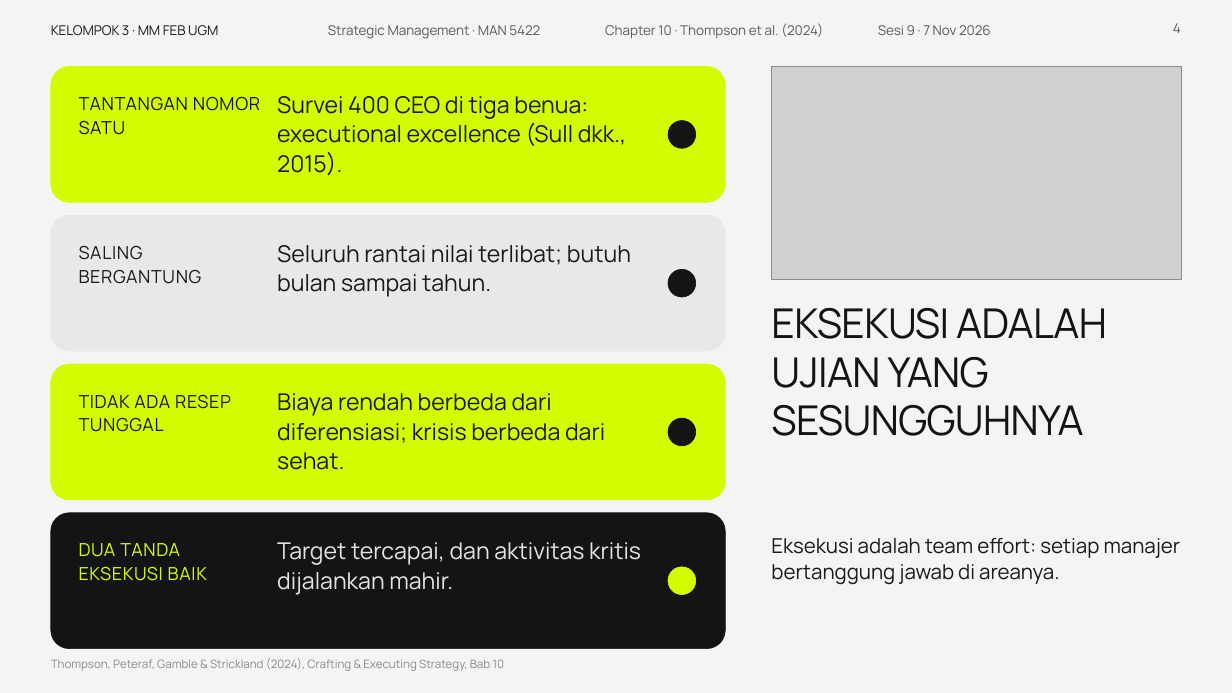
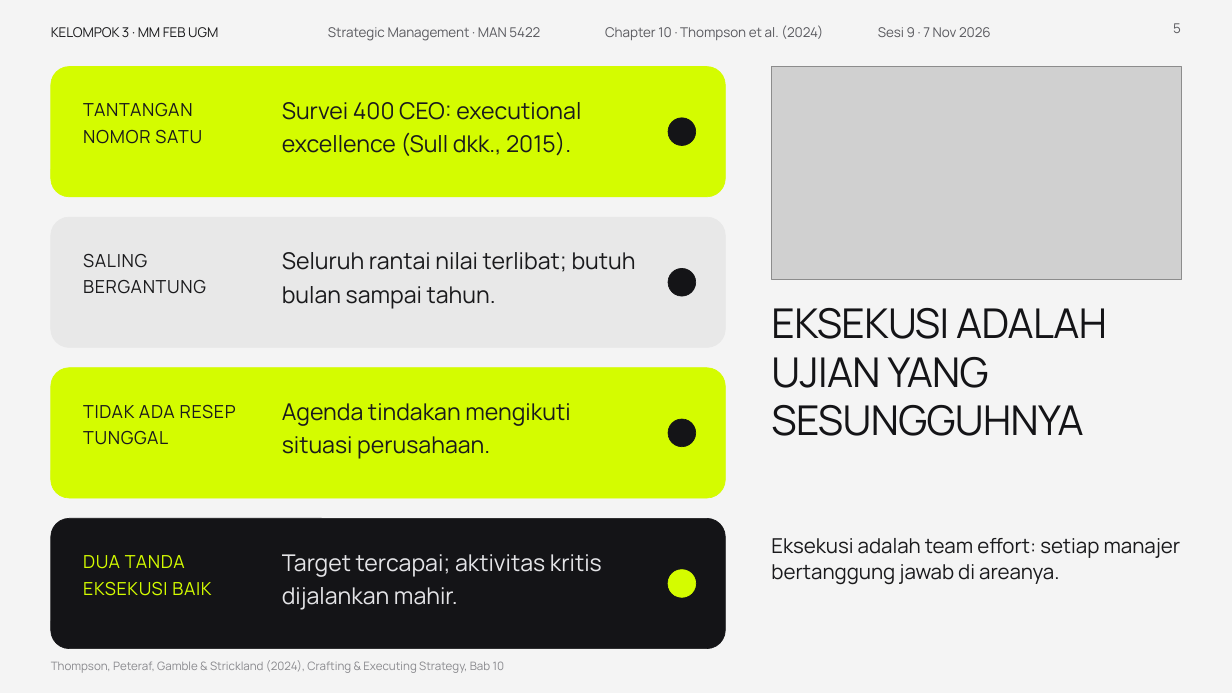
Before and after one commit to aslihabnuri/Dom-Manipulation, a slide deck: slide 5 of presentasi_ch10_kelompok3/SMJKT_Group 3_Aslih_Chapter 10 Strategy Execution.pptx (slide 4 before the commit). Drawn at 1232x693 pixels with LibreOffice and Linux fonts; fonts in the diff are those of the drawing; grey boxes stand for pictures; background and template pictures are left out. Boxes give left, top, right and bottom in pixels: in the first picture for what was removed or moved away, otherwise in the second. Text is boxed around its words. In the diff, an @@ line names an element or a change of style, - is before the commit and + after.

```diff
--- a/presentasi_ch10_kelompok3/SMJKT_Group 3_Aslih_Chapter 10 Strategy Execution.pptx
+++ b/presentasi_ch10_kelompok3/SMJKT_Group 3_Aslih_Chapter 10 Strategy Execution.pptx
@@ page number at [1173,23,1181,33]: text changed @@
-4
+5
@@ rounded rectangle: place and size @@
-rounded rectangle at [51,67,726,202]
+rounded rectangle at [51,67,726,197]
@@ text at [282,102,581,156]: text changed @@
-Survei 400 CEO di tiga benua: executional excellence (Sull dkk., 2015).
+Survei 400 CEO: executional excellence (Sull dkk., 2015).
@@ text "Seluruh rantai nilai terlibat; butuh ..." at [282,252,636,309]: line spacing 1.06 to 1.2 @@
@@ rounded rectangle: place and size @@
-rounded rectangle at [51,364,726,500]
+rounded rectangle at [51,368,726,498]
@@ text "TIDAK ADA RESEP TUNGGAL": place and size @@
-text "TIDAK ADA RESEP TUNGGAL" at [79,395,231,432]
+text "TIDAK ADA RESEP TUNGGAL" at [83,404,236,445]
@@ text at [282,403,570,459]: text changed @@
-Biaya rendah berbeda dari diferensiasi; krisis berbeda dari sehat.
+Agenda tindakan mengikuti situasi perusahaan.
@@ proportions changed in 4 elements at [51,217,726,348], [51,368,726,498], [51,67,726,197], [51,518,726,649] @@
@@ rounded rectangle: place and size @@
-rounded rectangle at [51,513,726,649]
+rounded rectangle at [51,518,726,649]
@@ line spacing 1.1 to 1.22 in 9 elements at [51,27,218,37], [328,27,540,41], [605,25,823,40], [878,27,991,37], [51,660,505,673], [83,254,206,294], [83,103,202,144], [83,404,236,445], [83,555,211,596] @@
@@ text "DUA TANDA EKSEKUSI BAIK": place and size @@
-text "DUA TANDA EKSEKUSI BAIK" at [79,543,207,581]
+text "DUA TANDA EKSEKUSI BAIK" at [83,555,211,596]
@@ text at [282,554,602,610]: text changed @@
-Target tercapai, dan aktivitas kritis dijalankan mahir.
+Target tercapai; aktivitas kritis dijalankan mahir.
@@ ellipse: place and size @@
-ellipse at [668,567,696,594]
+ellipse at [668,570,696,598]
```
Also in this commit, not shown: 17 other slides changed, 1 slide added, 3 other files.
